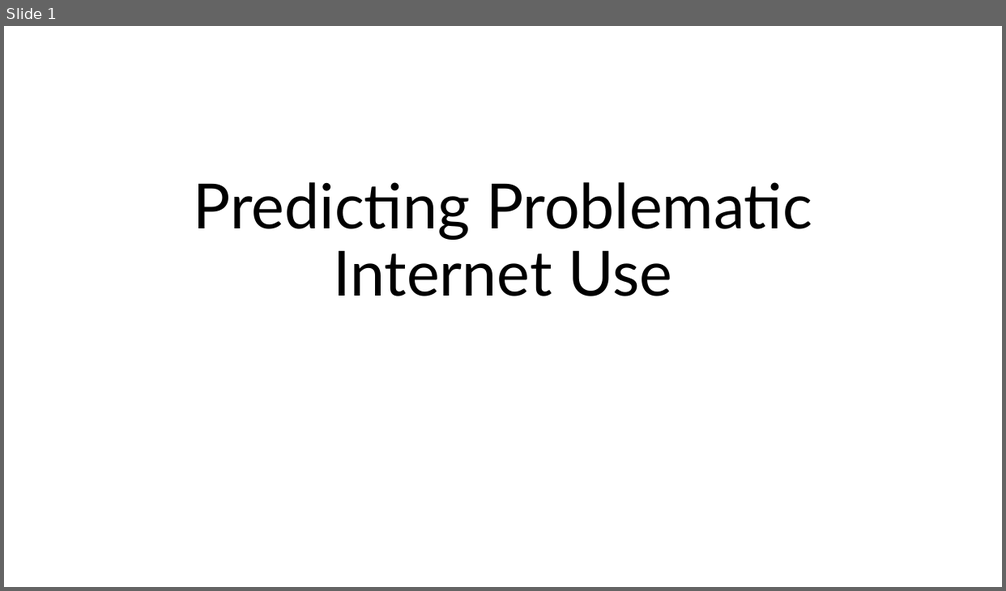
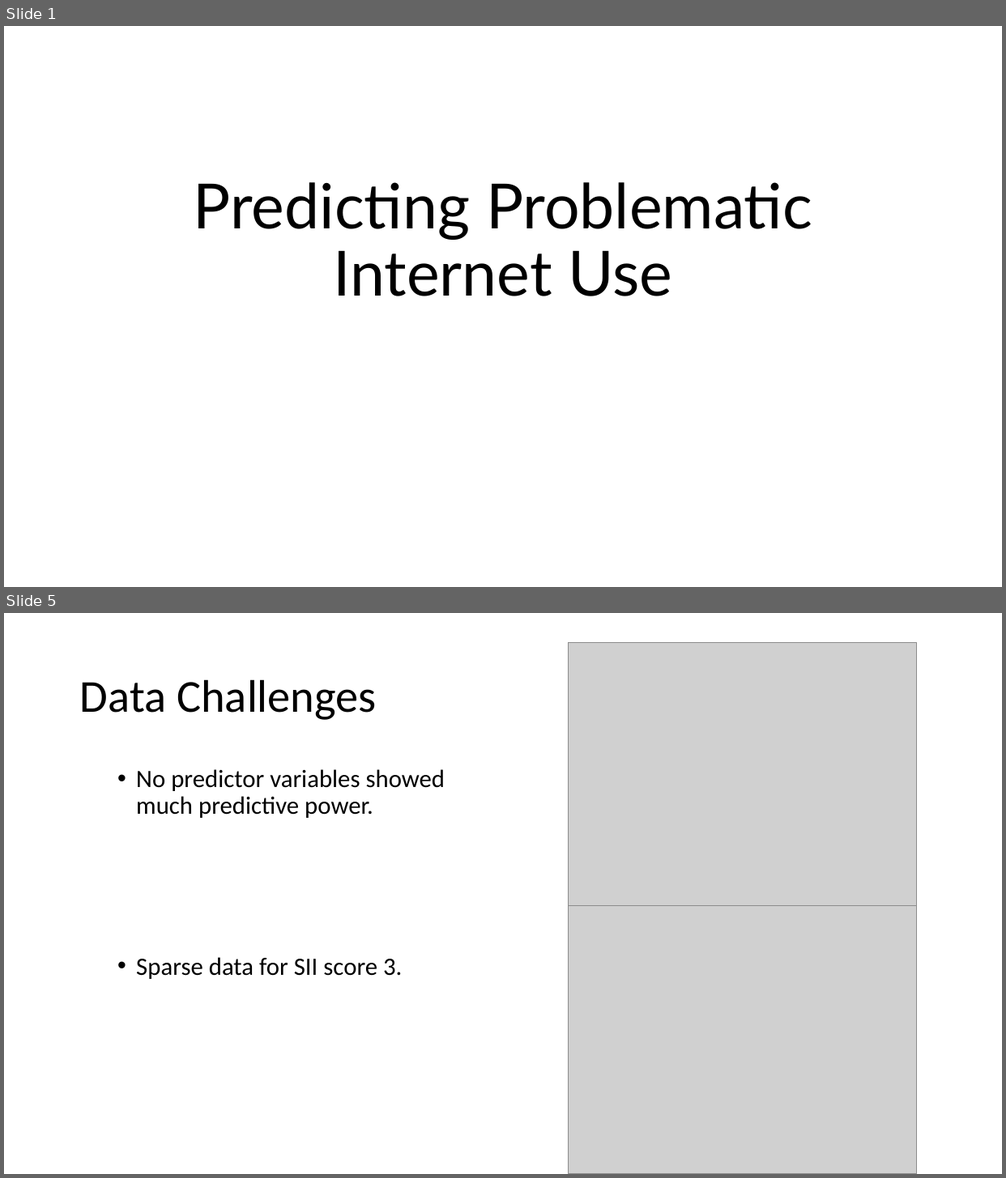
Before and after one commit to aarondweinberg/CMI_problematic_internet_use, a slide deck: Presentation/Problematic Internet Use Video.pptx. Shown one above the other, each under a label of ours: slide 1 before the commit, slides 1 and 5 after it; the slides between them are not shown. The pictures are 1006x591 and 1006x1178 pixels, drawn with LibreOffice and Linux fonts; fonts in the diff are those of the drawing; grey boxes stand for pictures. Boxes give left, top, right and bottom in pixels: in the first picture for what was removed or moved away, otherwise in the second. Text is boxed around its words. In the diff, an @@ line names an element or a change of style, - is before the commit and + after.

```diff
--- a/Presentation/Problematic Internet Use Video.pptx
+++ b/Presentation/Problematic Internet Use Video.pptx
@@ slide 5 added at (x1=4, y1=613, x2=1002, y2=1174), background #FFFFFF @@
@@ picture added at (x1=569, y1=643, x2=918, y2=905) @@
@@ title added at (x1=80, y1=679, x2=377, y2=720), 44 pt, text #000000 @@
+Data Challenges
@@ text added at (x1=136, y1=769, x2=445, y2=979), 24 pt, text #000000 @@
+  • No predictor variables showed much predictive power.
+  • Sparse data for SII score 3.
@@ picture added at (x1=569, y1=897, x2=918, y2=1174) @@
```
Also in this commit, not shown: 5 other slides added, 1 slide removed, 5 other files.
